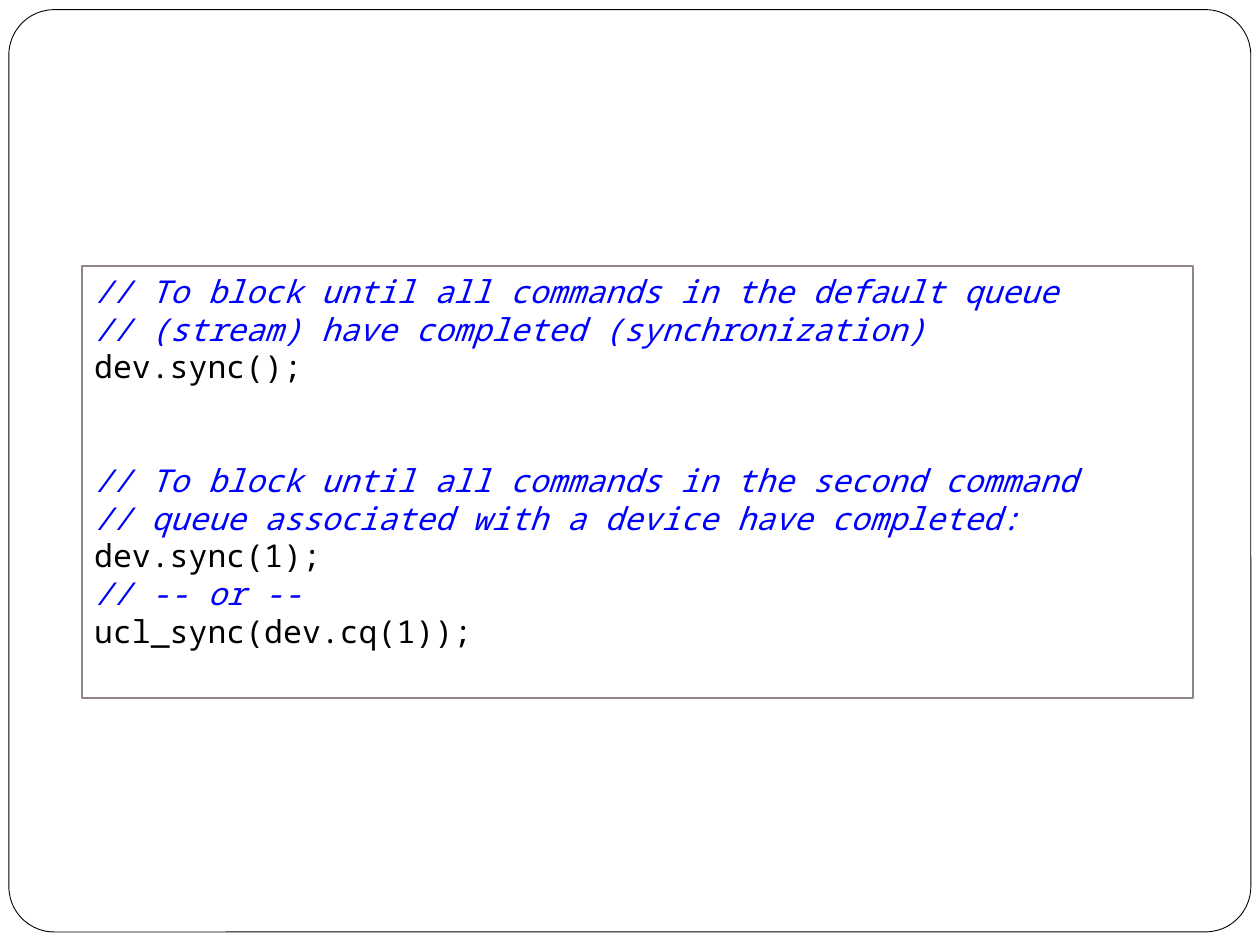
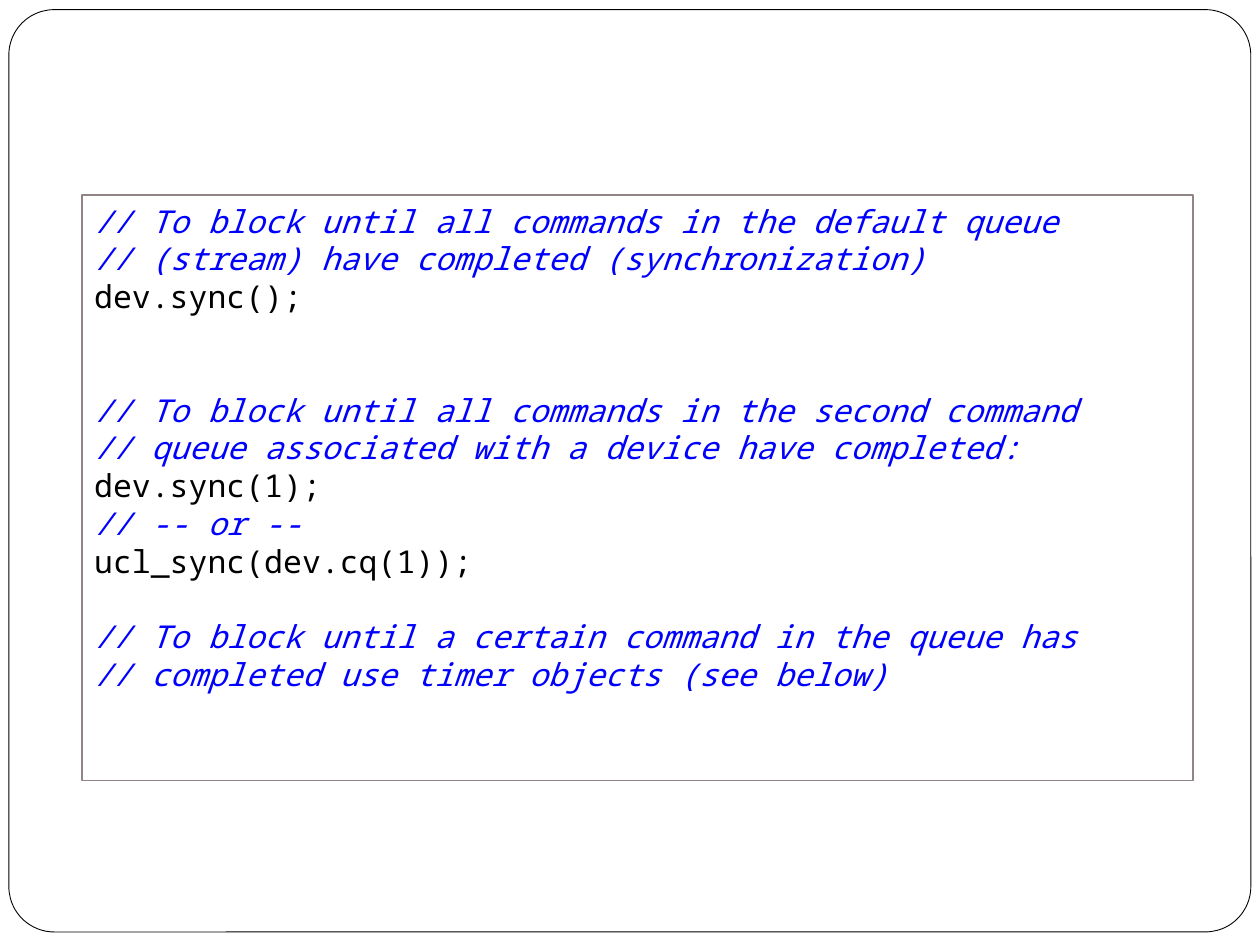
Before and after one commit to scicomp/geryon, a slide deck: slide 13 of geryon.pptx. Drawn at 1260x945 pixels with LibreOffice and Linux fonts; fonts in the diff are those of the drawing. Boxes give left, top, right and bottom in pixels: in the first picture for what was removed or moved away, otherwise in the second. Text is boxed around its words. In the diff, an @@ line names an element or a change of style, - is before the commit and + after.

```diff
--- a/geryon.pptx
+++ b/geryon.pptx
@@ rectangle "// To block until all ...": place and size @@
-rectangle "// To block until all ..." at [82,266,1193,698]
+rectangle "// To block until all ..." at [82,195,1193,780]
@@ text in rectangle at [151,624,1077,694]: paragraphs added @@
+// To block until a certain command in the queue has
+// completed use timer objects (see below)
```
Also in this commit, not shown: 3 other slides changed, 1 slide added.
